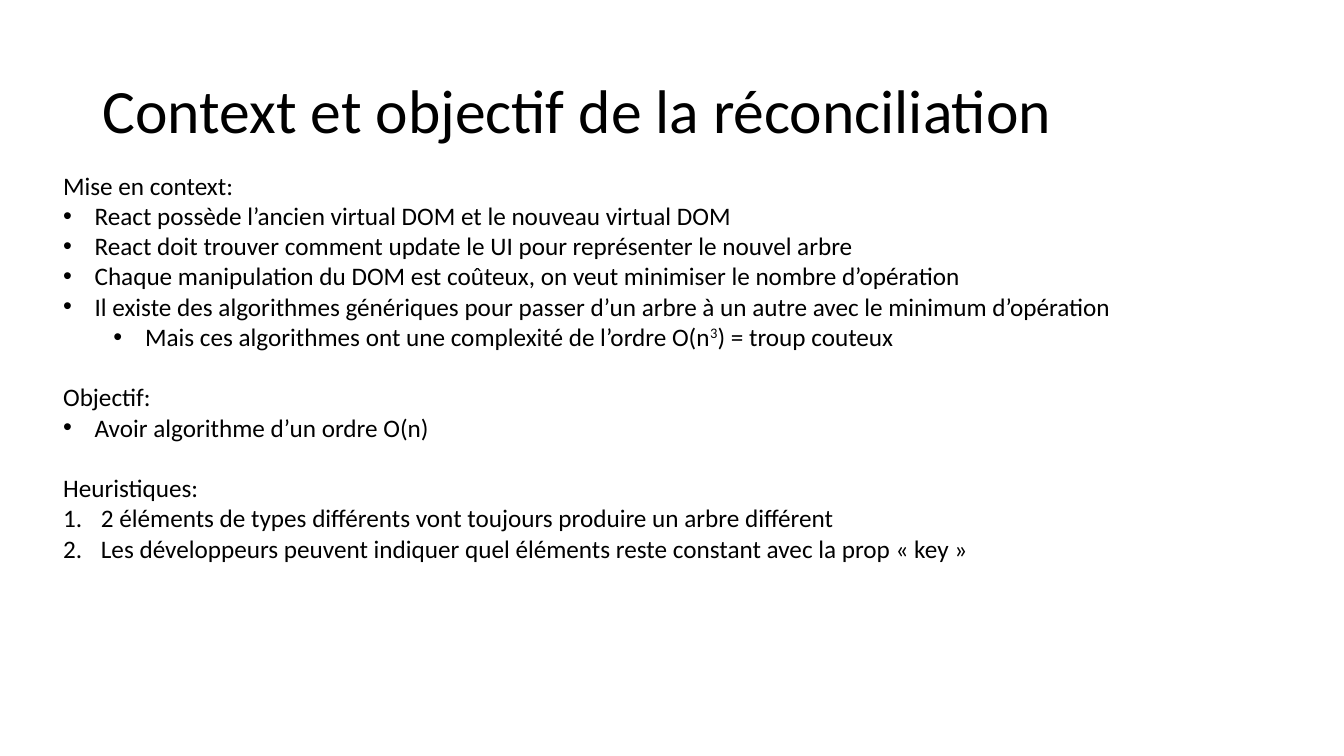
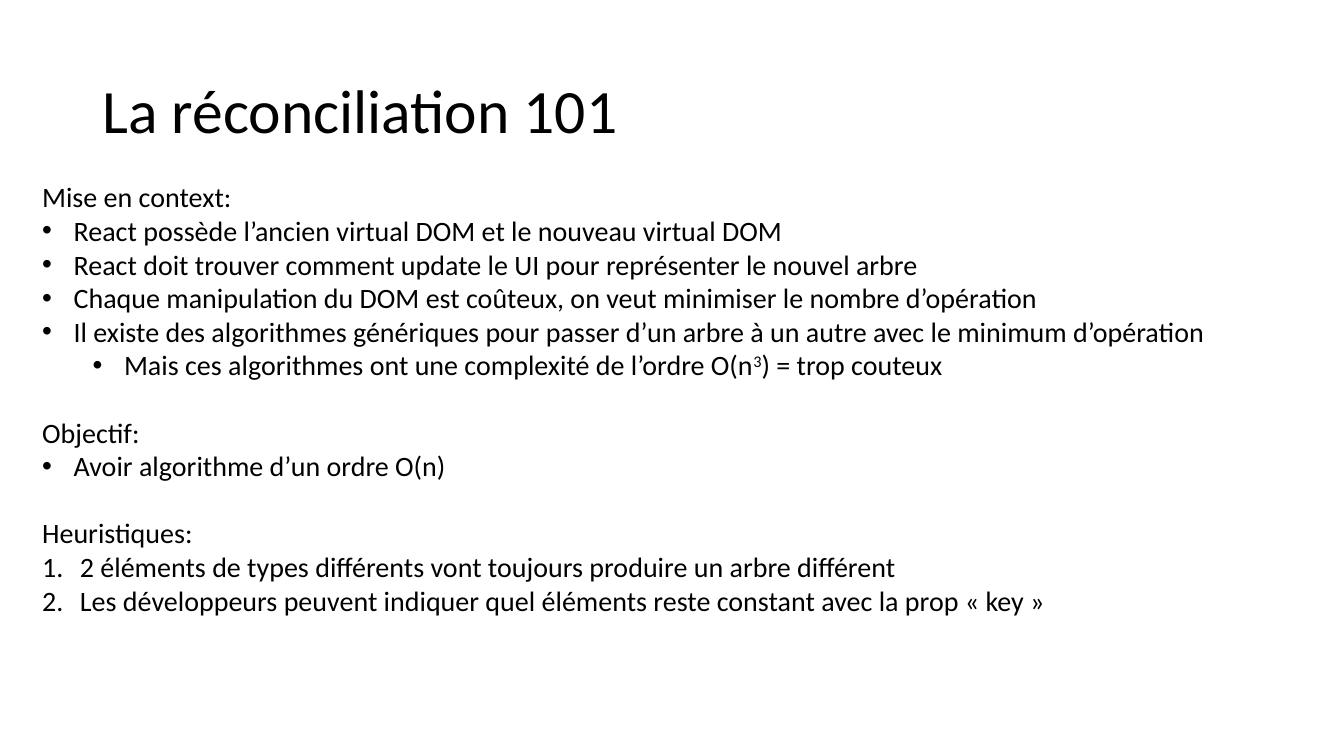
Before and after one commit to samuelgaudreau/formation-front-end-3, a slide deck: slide 28 of part-2/React-Perfo.pptx (slide 16 before the commit). Drawn at 1344x756 pixels with LibreOffice and Linux fonts; fonts in the diff are those of the drawing. Boxes give left, top, right and bottom in pixels: in the first picture for what was removed or moved away, otherwise in the second. Text is boxed around its words. In the diff, an @@ line names an element or a change of style, - is before the commit and + after.

```diff
--- a/part-2/React-Perfo.pptx
+++ b/part-2/React-Perfo.pptx
@@ title at (x1=102, y1=90, x2=618, y2=134): text changed @@
-Context et objectif de la réconciliation
+La réconciliation 101
@@ text "Mise en context:" moved from (x1=63, y1=177, x2=1109, y2=562) to (x1=42, y1=187, x2=1204, y2=616) @@
@@ text at (x1=42, y1=187, x2=1204, y2=616): size 18 to 20 pt in "Mise en context:", "React possède l’ancien virtual DOM et le ...", "React doit trouver comment update le UI ...", "Chaque manipulation du DOM est coûteux, on ..." and 6 more places @@
@@ text at (x1=124, y1=355, x2=942, y2=380): text changed; size 18 to 20 pt @@
-  • Mais ces algorithmes ont une complexité de l’ordre O(n3) = troup couteux
+  • Mais ces algorithmes ont une complexité de l’ordre O(n3) = trop couteux
```
Also in this commit, not shown: 10 other slides changed, 13 slides added, 1 slide removed, 10 other files.
